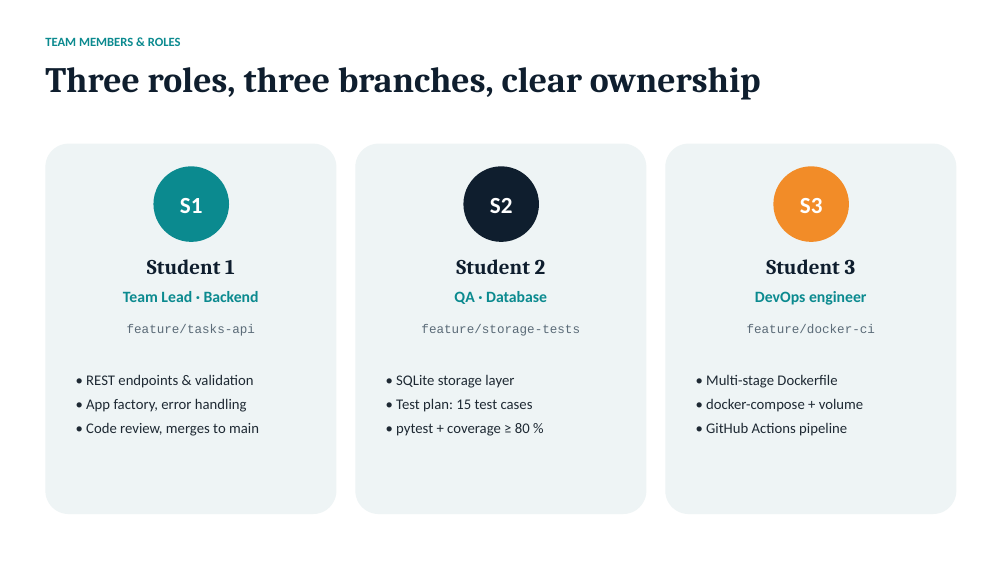
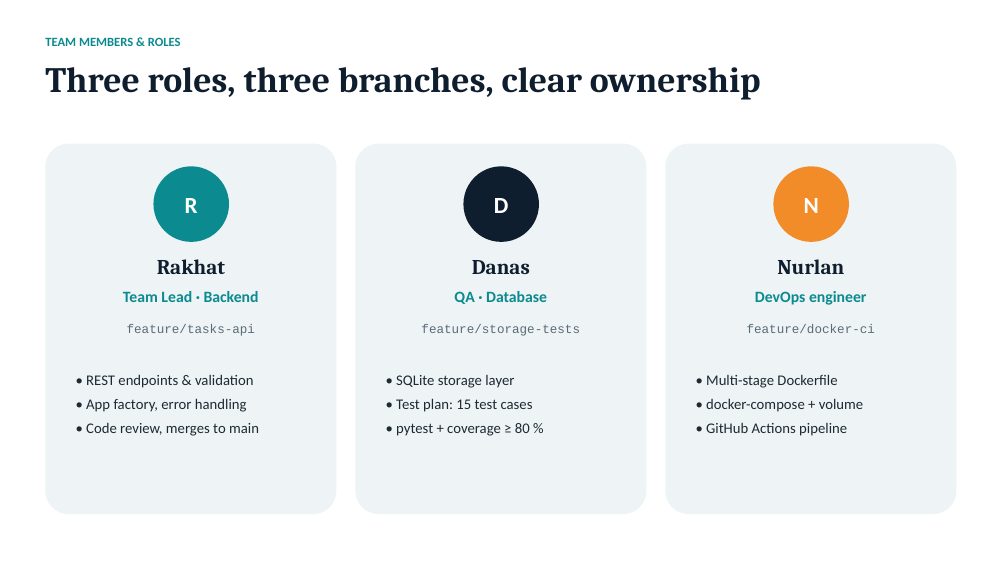
Before and after one commit to Kaifovichhh/devops-task-manager, a slide deck: slide 4 of deliverables/Project_Activity_1_Presentation.pptx. Drawn at 1008x567 pixels with LibreOffice and Linux fonts; fonts in the diff are those of the drawing. Boxes give left, top, right and bottom in pixels: in the first picture for what was removed or moved away, otherwise in the second. Text is boxed around its words. In the diff, an @@ line names an element or a change of style, - is before the commit and + after.

```diff
--- a/deliverables/Project_Activity_1_Presentation.pptx
+++ b/deliverables/Project_Activity_1_Presentation.pptx
@@ text in ellipse at [185,198,198,213]: text changed @@
-S1
+R
@@ text in ellipse at [494,198,509,213]: text changed @@
-S2
+D
@@ text in ellipse at [804,198,819,213]: text changed @@
-S3
+N
@@ text at [157,259,225,274]: text changed @@
-Student 1
+Rakhat
@@ text at [472,260,530,274]: text changed @@
-Student 2
+Danas
@@ text at [777,259,844,274]: text changed @@
-Student 3
+Nurlan
```
Also in this commit, not shown: 2 other slides changed, 9 other files.
